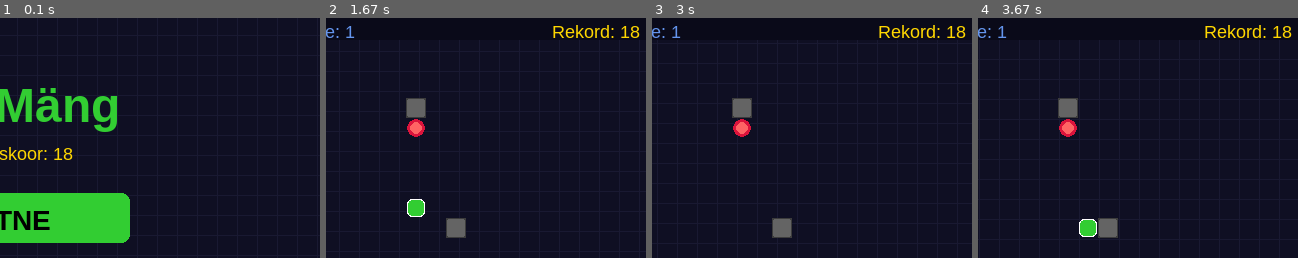
Above: before the commit, frames 1-4 (left to right).
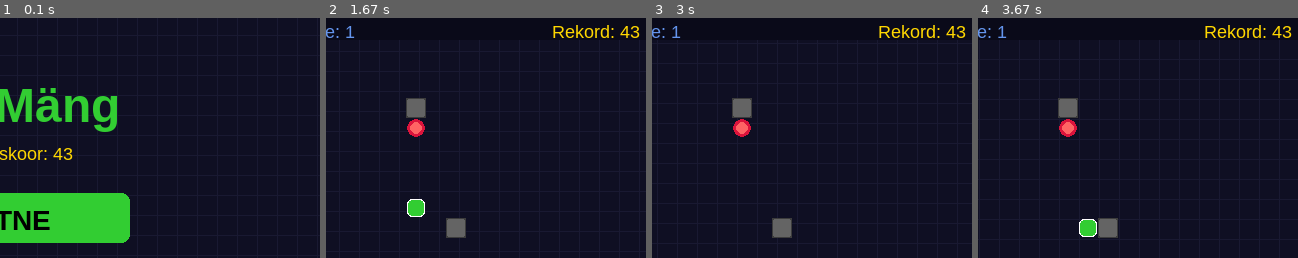
Above: after the commit, the same moments.

Repository: sTul1p/Tarkvaraarenduse-projekt
Game: pygame game, started from Snakemäng/snake.py
Same seed, same stepped clock (60 frames per second), same inputs: the game is played once before the commit and once after it.
Inputs:
- Up to frame 1 (0.1 s): no input
- Up to frame 2 (1.67 s): tap Enter at 0.33 s; hold Up 0.67-1.13 s; hold Right 1.17-1.63 s
- Up to frame 3 (3 s): hold Down 2.23-2.68 s; hold Left from 2.72 s (still down)
- Up to frame 4 (3.67 s): release Left at 3.17 s; hold Up 3.2-3.65 s
The pictures show only the part of the screen within x 50-100%, y 0-50%; the shares and areas given below are measured in that part.

The runs differ from the first frame. In frame 1, 0.1% of the frame differs, in the area x 16-23%, y 54-60%; in frame 2, 0.1%, in the area x 91-98%, y 3-9%; in frame 3, 0.1%; in frame 4, 0.1%.

Commit message:
uuendatud

Diff:
--- a/Snakemäng/highscore.json
+++ b/Snakemäng/highscore.json
@@ -1 +1 @@
-{"rekord": 18}
+{"rekord": 43}
--- a/ping-pong täiendatud/ping-pong täiendatud.py
+++ b/ping-pong täiendatud/ping-pong täiendatud.py
@@ -30,7 +30,7 @@
 clock = pygame.time.Clock()
 
 # Taustamuusika laadimine
-# Otsib background.wav skripti kaustast, seejärel töökataloogist
+# Otsib background.mp3 skripti kaustast, seejärel töökataloogist
 def laadi_muusika():
     if not mixer_ok:
         return False
@@ -40,8 +40,8 @@
     cwd = os.path.abspath(os.getcwd())
 
     kandidaadid = [
-        os.path.join(script_dir, "background.wav"),
-        os.path.join(cwd, "background.wav"),
+        os.path.join(script_dir, "background.mp3"),
+        os.path.join(cwd, "background.mp3"),
     ]
 
     for tee in kandidaadid:
--- /dev/null
+++ b/ping-pong veelkord täiendatud/pingpong-veelkord-täiendatud.py
@@ -0,0 +1,212 @@
+import pygame
+import sys
+import random
+import os
+
+pygame.init()
+try:
+    pygame.mixer.init()
+    mixer_ok = True
+except pygame.error:
+    mixer_ok = False
+
+# Ekraani seaded
+W, H = 640, 480
+screen = pygame.display.set_mode((W, H))
+pygame.display.set_caption("PingPong")
+
+# Värvid
+TAEVAS     = (135, 206, 235)
+PRUUN      = (139, 69, 19)
+HELEPRUUN  = (160, 82, 45)
+ORANŽ      = (255, 140, 0)
+TUMEORANŽ  = (204, 85, 0)
+MUST       = (0, 0, 0)
+PUNANE     = (200, 0, 0)
+VALGE      = (255, 255, 255)
+
+font     = pygame.font.SysFont(None, 36)
+big_font = pygame.font.SysFont(None, 72)
+clock    = pygame.time.Clock()
+
+
+#Helilaadur
+
+def laadi_heli(failinimi):
+    """Otsib helifaili skripti kaustast ja töökataloogist.
+    Tagastab pygame.Sound objekti või None, kui faili ei leita."""
+    if not mixer_ok:
+        return None
+    script_dir = os.path.abspath(os.path.dirname(os.path.realpath(__file__)))
+    cwd        = os.path.abspath(os.getcwd())
+    for kaust in (script_dir, cwd):
+        tee = os.path.join(kaust, failinimi)
+        if os.path.exists(tee):
+            try:
+                return pygame.mixer.Sound(tee)
+            except pygame.error:
+                pass
+    return None
+
+# Helid – kui faili ei leita, on väärtus None (mäng töötab heli puudumiseta)
+heli_paddle   = laadi_heli("paddle_hit.mp3")   # Lühike "plink" padi põrkel
+heli_gameover = laadi_heli("gameover.mp3")     # Laskuv "thud" mängu lõppedes
+
+
+# Taustamuusika
+
+def laadi_muusika():
+    """Otsib background.mp3 ja käivitab selle lõpmatult.
+    Tagastab True edu korral."""
+    if not mixer_ok:
+        return False
+    script_dir = os.path.abspath(os.path.dirname(os.path.realpath(__file__)))
+    cwd        = os.path.abspath(os.getcwd())
+    for kaust in (script_dir, cwd):
+        tee = os.path.join(kaust, "background.mp3")
+        if os.path.exists(tee):
+            try:
+                pygame.mixer.music.load(tee)
+                pygame.mixer.music.play(-1)   # -1 = korda lõputult
+                return True
+            except pygame.error:
+                continue
+    return False
+
+muusika_ok = laadi_muusika()
+
+
+#Mängu muutujad
+
+ball              = pygame.Rect(W - 30, 30, 20, 20)
+ball_dx, ball_dy  = 4 * random.choice([-1, 1]), 4
+
+pad       = pygame.Rect(260, 420, 120, 20)
+PAD_SPEED = 6
+
+score     = 0
+game_over = False
+
+
+#Joonistusfunktsioonid
+
+def draw():
+    screen.fill(TAEVAS)
+
+    # Skoor vasakus ülanurgas
+    screen.blit(font.render(f"Skoor: {score}", True, MUST), (10, 10))
+
+    # Juhend paremas ülanurgas
+    juhend = font.render("<- -> nooled: liiguta alust", True, MUST)
+    screen.blit(juhend, (W - juhend.get_width() - 10, 10))
+
+    # Alus (pruun + heledam triip)
+    pygame.draw.rect(screen, PRUUN, pad)
+    pygame.draw.rect(screen, HELEPRUUN,
+                     (pad.x + 5, pad.y + 4, pad.width - 10, 6))
+
+    # Pall (oranž ring, tume ääris)
+    pygame.draw.circle(screen, ORANŽ,      ball.center, 10)
+    pygame.draw.circle(screen, TUMEORANŽ,  ball.center, 10, 2)
+
+    pygame.display.flip()
+
+
+def draw_game_over():
+    screen.fill(TAEVAS)
+
+    # "Mäng läbi" pealkiri
+    yl = big_font.render("MÄNG LÄBI!", True, PUNANE)
+    screen.blit(yl, (W // 2 - yl.get_width() // 2, H // 2 - 80))
+
+    # Lõplik skoor
+    sk = font.render(f"Lõplik skoor: {score}", True, MUST)
+    screen.blit(sk, (W // 2 - sk.get_width() // 2, H // 2))
+
+    # Valikud
+    uuesti = font.render("Vajuta R – mängi uuesti   |   ESC – välju", True, MUST)
+    screen.blit(uuesti, (W // 2 - uuesti.get_width() // 2, H // 2 + 60))
+
+    pygame.display.flip()
+
+
+#Mängu lähtestamine
+
+def reset_game():
+    """Lähtestab kõik mängumuutujad algsesse seisu ja taaskäivitab muusika."""
+    global ball, ball_dx, ball_dy, score, game_over
+    ball     = pygame.Rect(W - 30, 30, 20, 20)
+    ball_dx  = 4 * random.choice([-1, 1])
+    ball_dy  = 4
+    pad.x    = 260
+    score    = 0
+    game_over = False
+    if mixer_ok:
+        laadi_muusika()
+
+
+#Peamängusündmuste tsükkel
+
+running = True
+while running:
+    clock.tick(60)
+
+    # Sündmuste töötlemine
+    for event in pygame.event.get():
+        if event.type == pygame.QUIT:
+            running = False
+        if event.type == pygame.KEYDOWN:
+            if game_over:
+                if event.key == pygame.K_r:
+                    reset_game()
+                elif event.key == pygame.K_ESCAPE:
+                    running = False
+
+    if game_over:
+        draw_game_over()
+        continue
+
+    # Aluse juhtimine nooleklahvidega
+    keys = pygame.key.get_pressed()
+    if keys[pygame.K_LEFT]:
+        pad.x -= PAD_SPEED
+    if keys[pygame.K_RIGHT]:
+        pad.x += PAD_SPEED
+
+    # Alus ei lähe ekraanist välja
+    pad.left  = max(pad.left, 0)
+    pad.right = min(pad.right, W)
+
+    # Palli liigutamine
+    ball.x += ball_dx
+    ball.y += ball_dy
+
+    # Põrkumine vasakult/paremalt seinalt
+    if ball.left <= 0 or ball.right >= W:
+        ball_dx *= -1
+
+    # Põrkumine ülemisest seinast
+    if ball.top <= 0:
+        ball_dy *= -1
+
+    # Kokkupõrge padiga – ainult alla liikuval pallil
+    if ball_dy > 0 and ball.colliderect(pad):
+        ball_dy *= -1
+        score   += 1
+        # Padi põrke heli
+        if heli_paddle:
+            heli_paddle.play()
+
+    # Pall kukkus alla: mäng lõpeb
+    if ball.top > H:
+        game_over = True
+        if mixer_ok:
+            pygame.mixer.music.stop()
+        # Mängu lõpu heli
+        if heli_gameover:
+            heli_gameover.play()
+
+    draw()
+
+pygame.quit()
+sys.exit()
Not shown, added: ping-pong veelkord täiendatud/background.mp3
Not shown, added: ping-pong veelkord täiendatud/gameover.mp3
Not shown, added: ping-pong veelkord täiendatud/paddle_hit.mp3
